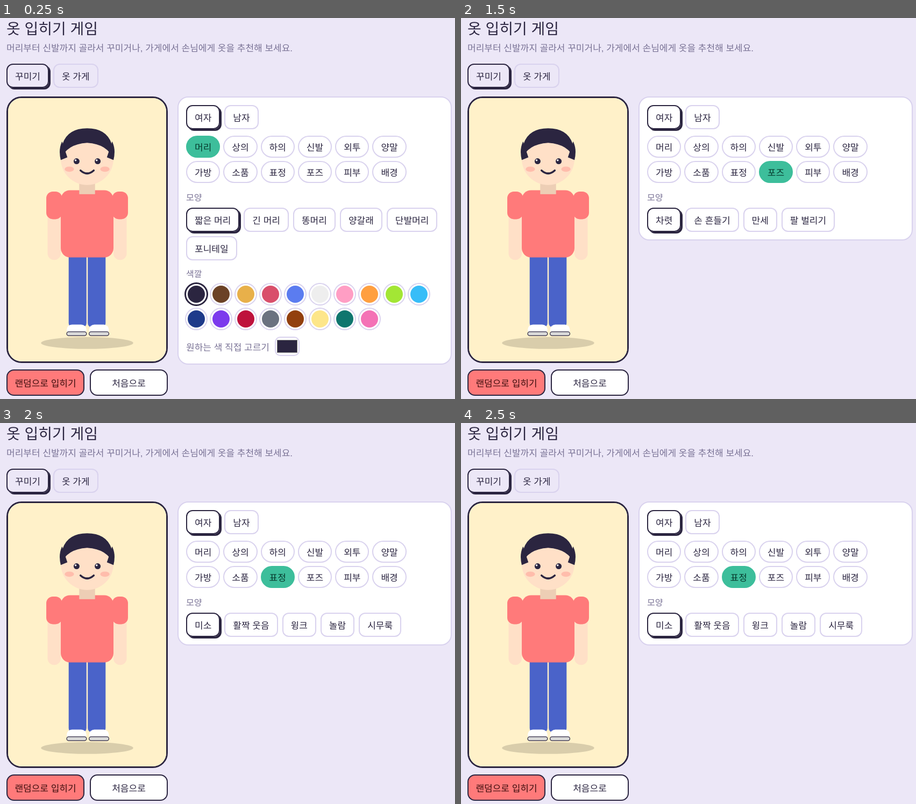
Above: before the commit, frames 1-4 (two rows, left to right).
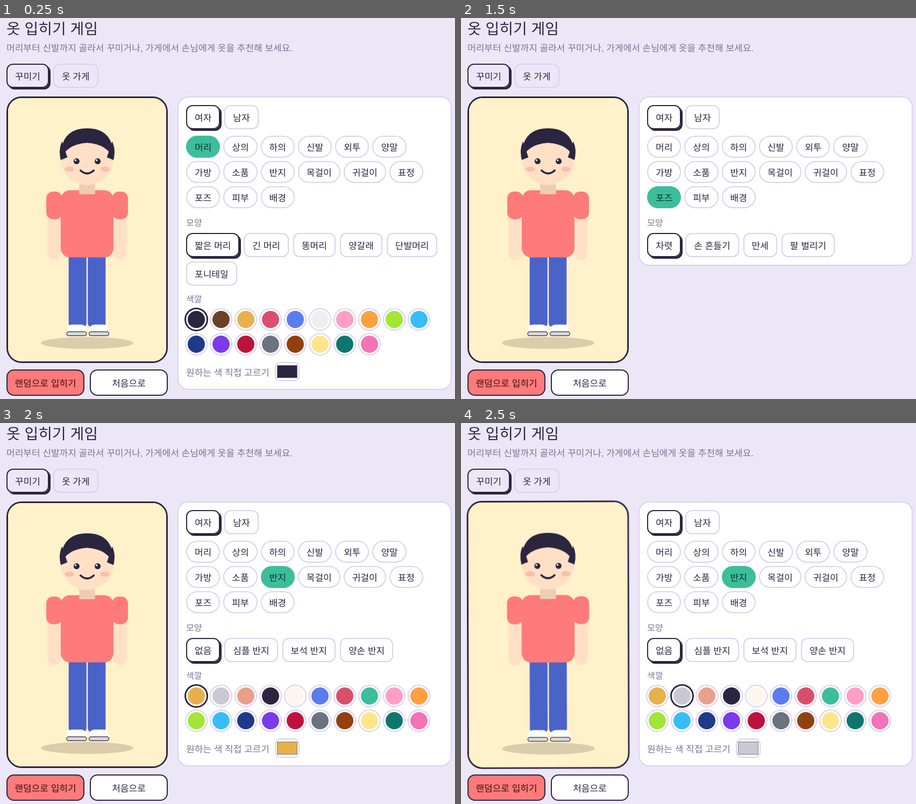
Above: after the commit, the same moments.

Repository: MyNumberQuest/Dressing-game
Game: browser game, page index.html
Same seed, same stepped clock (60 frames per second), same inputs: the game is played once before the commit and once after it.
Inputs (mouse positions are in pixels of both pictures, inside the frame that each line leads up to):
- Up to frame 1 (0.25 s): no input
- Up to frame 2 (1.5 s): click "포즈" at 1.27 s
- Up to frame 3 (2 s): click "표정" (after the commit: "반지") at 1.87 s
- Up to frame 4 (2.5 s): click (683, 697) at 2.47 s, where only the run after the commit has a clickable "반지 색 2"

The runs differ from the first frame. In frame 1, 7.9% of the frame differs, in the area x 39-100%, y 37-95%; in frame 2, 2.5%; in frame 3, 5.0%; in frame 4, 6.2%.

Commit message:
index.html

Diff:
--- a/index.html
+++ b/index.html
@@ -37,6 +37,7 @@
 .stats{display:flex;flex-wrap:wrap;gap:4px 12px;justify-content:space-between;color:var(--mute);margin-bottom:8px}
 .pick input[type=text]{width:auto;height:auto;flex:1;min-width:0;padding:8px 12px;font:inherit;color:var(--ink);background:var(--panel)}
 .vip{background:#e8b04a;color:#3a2a00;border-radius:6px;padding:0 6px;font-size:14px;margin-right:6px}
+.ctag{background:var(--acc);color:var(--accink)}
 .bar{height:10px;background:var(--line);border-radius:6px;overflow:hidden;margin-bottom:12px}
 .bar i{display:block;height:100%;background:var(--acc)}
 .act small{color:var(--mute);font-size:14px}
@@ -93,6 +94,9 @@
 {id:'socks',label:'양말',styles:['없음','짧은 양말','긴 양말','줄무늬 양말','무릎 위 양말','물방울 양말'],colors:['#ffffff','#2b2540','#ff7a7a','#ffd24a','#5b7cf0','#3dbe9b']},
 {id:'bag',label:'가방',styles:['없음','백팩','크로스백','토트백','숄더백','힙색'],colors:['#8a5a36','#2b2540','#ff7a7a','#ffd24a','#3dbe9b','#5b7cf0']},
 {id:'acc',label:'소품',styles:['없음','안경','선글라스','모자','리본','왕관','비니','머리띠'],colors:['#2b2540','#ff7a7a','#ffd24a','#3dbe9b','#5b7cf0','#ffffff']},
+{id:'ring',label:'반지',styles:['없음','심플 반지','보석 반지','양손 반지'],colors:['#e8b04a','#c9c9d6','#e8a08a','#2b2540','#fdf6ee','#5b7cf0','#d94f6b','#3dbe9b']},
+{id:'neck',label:'목걸이',styles:['없음','체인 목걸이','진주 목걸이','펜던트 목걸이','초커'],colors:['#e8b04a','#c9c9d6','#e8a08a','#2b2540','#fdf6ee','#5b7cf0','#d94f6b','#3dbe9b']},
+{id:'ear',label:'귀걸이',styles:['없음','스터드','링 귀걸이','드롭 귀걸이'],colors:['#e8b04a','#c9c9d6','#e8a08a','#2b2540','#fdf6ee','#5b7cf0','#d94f6b','#3dbe9b']},
 {id:'face',label:'표정',styles:['미소','활짝 웃음','윙크','놀람','시무룩'],colors:[]},
 {id:'pose',label:'포즈',styles:['차렷','손 흔들기','만세','팔 벌리기'],colors:[]},
 {id:'skin',label:'피부',styles:null,colors:['#ffe0c7','#f7c9a3','#e0a678','#b97b50','#8a5a38']},
@@ -106,7 +110,7 @@
   extra.forEach(function(k){if(c.colors.indexOf(k)<0)c.colors.push(k)});
  });
 })();
-var DEF={hair:[0,0],top:[0,0],bottom:[0,0],shoes:[0,0],outer:[0,0],socks:[0,0],bag:[0,0],acc:[0,0],face:[0,0],pose:[0,0],skin:[0,0],bg:[0,0]};
+var DEF={hair:[0,0],top:[0,0],bottom:[0,0],shoes:[0,0],outer:[0,0],socks:[0,0],bag:[0,0],acc:[0,0],ring:[0,0],neck:[0,0],ear:[0,0],face:[0,0],pose:[0,0],skin:[0,0],bg:[0,0]};
 var sel,tab='hair',g='f',mode='play';
 function reset(){sel=JSON.parse(JSON.stringify(DEF))}
 reset();
@@ -187,6 +191,10 @@
  if(OU===5)o+='<rect x="74" y="140" width="40" height="160" rx="10" fill="'+oc+'"/><rect x="126" y="140" width="40" hei …(301 unchanged characters)…
  if(BG===4)o+='<rect x="86" y="142" width="6" height="84" rx="3" fill="'+shade(gc,-40)+'"/><rect x="76" y="222" width="40" height="30" rx="8" fill="'+gc+'"/><rect x="76" y="222" width="40" height="10" rx="5" fill="'+shade(gc,-40)+'"/>';
  if(BG===5)o+='<rect x="80" y="232" width="80" height="8" rx="4" fill="'+shade(gc,-40)+'"/><rect x="104" y="228" width="32" height="20" rx="8" fill="'+gc+'"/>';
+ var RG=sel.ring[0],rc=col('ring');
+ if(RG>=1)o+='<rect x="60" y="241" width="20" height="4" rx="2" fill="'+rc+'"/>';
+ if(RG===2)o+='<rect x="60" y="238" width="10" height="8" rx="3" fill="'+shade(rc,40)+'" stroke="'+rc+'" stroke-width="1.5"/>';
+ if(RG===3)o+='<rect x="160" y="241" width="20" height="4" rx="2" fill="'+rc+'"/>';
  if(BG===1)o+='<rect x="48" y="158" width="18" height="62" rx="9" fill="'+gc+'"/><rect x="174" y="158" width="18" heigh …(184 unchanged characters)…
  if(BG===2)o+='<path d="M92 142 L152 240" stroke="'+shade(gc,-40)+'" stroke-width="6"/><rect x="124" y="226" width="34" height="26" rx="6" fill="'+gc+'"/><rect x="124" y="226" width="34" height="9" rx="4" fill="'+shade(gc,-40)+'"/>';
  if(BG===3)o+='<rect x="34" y="236" width="30" height="24" rx="14" fill="none" stroke="'+shade(gc,-40)+'" stroke-width="4"/><rect x="28" y="252" width="42" height="46" rx="8" fill="'+gc+'"/>';
@@ -210,6 +218,14 @@
  if(!M&&hs===5)o+=fr;
  if(M&&hs===4)o+='<path d="M86 84 Q84 44 120 44 Q156 44 154 84 Q148 62 120 60 Q92 62 86 84Z" fill="'+hc+'"/>';
  if(M&&hs===5)o+=fr+'<circle cx="96" cy="54" r="13" fill="'+hc+'"/><circle cx="120" cy="46" r="13" fill="'+hc+'"/><circle cx="144" cy="54" r="13" fill="'+hc+'"/><circle cx="84" cy="72" r="11" fill="'+hc+'"/><circle cx="156" cy="72" r="11" fill="'+hc+'"/>';
+ var NK=sel.neck[0],nc=col('neck'),ER=sel.ear[0],ec=col('ear');
+ if(NK===1)o+='<path d="M109 134 Q120 162 131 134" fill="none" stroke="'+nc+'" stroke-width="2.5"/>';
+ if(NK===2)for(var i=0;i<7;i++){var px=109+i*3.67,py=134+14*(1-Math.pow((px-120)/11,2));o+='<circle cx="'+px.toFixed(1)+'" cy="'+py.toFixed(1)+'" r="3.2" fill="'+nc+'" stroke="'+shade(nc,-40)+'" stroke-width=".8"/>'}
+ if(NK===3)o+='<path d="M109 134 Q120 162 131 134" fill="none" stroke="'+nc+'" stroke-width="2.5"/><path d="M120 146 l5.5 6 -5.5 8 -5.5 -8z" fill="'+shade(nc,45)+'" stroke="'+nc+'" stroke-width="1.5"/>';
+ if(NK===4)o+='<path d="M107 129 Q120 141 133 129" fill="none" stroke="'+nc+'" stroke-width="5" stroke-linecap="round"/>';
+ if(ER===1)o+='<circle cx="81" cy="102" r="3.2" fill="'+ec+'"/><circle cx="159" cy="102" r="3.2" fill="'+ec+'"/>';
+ if(ER===2)o+='<circle cx="81" cy="108" r="6" fill="none" stroke="'+ec+'" stroke-width="2.5"/><circle cx="159" cy="108" r="6" fill="none" stroke="'+ec+'" stroke-width="2.5"/>';
+ if(ER===3)o+='<path d="M81 102 V112 M159 102 V112" stroke="'+ec+'" stroke-width="2"/><circle cx="81" cy="116" r="4.2" fill="'+shade(ec,40)+'" stroke="'+ec+'" stroke-width="1.5"/><circle cx="159" cy="116" r="4.2" fill="'+shade(ec,40)+'" stroke="'+ec+'" stroke-width="1.5"/>';
  // accessories
  if(as===1)o+='<g fill="none" stroke="'+ac+'" stroke-width="3"><circle cx="104" cy="96" r="11"/><circle cx="136" cy="96" r="11"/><path d="M115 96 H125"/></g>';
  if(as===2)o+='<g fill="'+ac+'"><rect x="91" y="87" width="26" height="18" rx="7"/><rect x="123" y="87" width="26" height="18" rx="7"/><rect x="115" y="92" width="10" height="4"/></g>';
@@ -262,12 +278,12 @@
   b.setAttribute('aria-pressed',g===p[0]);
   b.onclick=function(){if(g===p[0])return;g=p[0];sel.hair[0]=0;sel.top[0]=0;sel.bottom[0]=0;renderGender();update()};w.appendChild(b)});
 }
-var PRICE={top:[15000,25000,38000,12000,30000],bottom:[20000 …(183 unchanged characters)… 0,8000,10000,12000,5000,15000,9000,5000]};
+var PRICE={top:[15000,25000,38000,12000,30000],bottom:[20000 …(183 unchanged characters)… 0,8000,10000,12000,5000,15000,9000,5000],ring:[0,12000,35000,24000],neck:[0,18000,40000,30000,12000],ear:[0,8000,15000,20000]};
 var HIDE={hair:1,skin:1,bg:1,face:1,pose:1};
-var cur,cname='',res=null,served=0,sales=0,last=-1,day=1,dayN=0,daySales=0,perDay=5,regs=[],isReg=null,summary=null,lastName='',disc=0,D=null,lives=0,rating=3,isVip=false,cstyle=null,shopName='우리 옷 가게';
+var cur,cname='',res=null,served=0,sales=0,last=-1,day=1,dayN=0,daySales=0,perDay=5,regs=[],isReg=null,summary=null,lastName='',disc=0,D=null,lives=0,rating=3,isVip=false,cstyle=null,ctype=null,shopName='우리 옷 가게';
 function won(n){return n.toLocaleString('ko-KR')+'원'}
 function priceTxt(id,i){return mode==='shop'&&PRICE[id]?' '+won(PRICE[id][i]):''}
-function total(){var t=0;['top','bottom','shoes','outer','socks','bag','acc'].forEach(function(k){if(k==='bottom'&&g==='f'&&sel.top[0]===2)return;t+=PRICE[k][sel[k][0]]});return t}
+function total(){var t=0;['top','bottom','shoes','outer','socks','bag','acc','ring','neck','ear'].forEach(function(k){if(k==='bottom'&&g==='f'&&sel.top[0]===2)return;t+=PRICE[k][sel[k][0]]});return t}
 function bright(h){var n=parseInt(h.slice(1),16);return((n>>16)*299+(n>>8&255)*587+(n&255)*114)/1000}
 var REQ=[
 {t:'내일 소풍 가요! 편하게 입을 수 있고 밝은 색이면 좋겠어요.',b:100000,c:[['밝은 색 상의',function(){return bright(col('top'))>150}],['운동화',function(){return sel.shoes[0]===0}],['바지나 반바지',function(){return(g==='m'||sel.top[0]!==2)&&!(g==='f'&&sel.bottom[0]===1)}],['가방',function(){return sel.bag[0]!==0}]]},
@@ -282,7 +298,12 @@
 {t:'졸업식에 가요! 단정하고 예쁘게 입을래요.',b:130000,c:[['원피스나 셔츠, 스웨터',function(){return has('top',[2,4])}],['부츠나 로퍼',function(){return has('shoes',[1,4])}],['꾸밀 소품',function(){return has('acc',[1,4,5,7])}]]},
 {t:'친구랑 카페 가요. 편안하고 귀엽게 입고 싶어요.',b:90000,c:[['밝은 색 상의',function(){return bright(col('top'))>150}],['가방',function(){return has('bag',[2,3,4,5])}],['편한 신발',function(){return has('shoes',[0,3])}]]},
 {t:'헬스장 가요! 시원하게 입고 싶어요.',b:80000,c:[['민소매',function(){return sel.top[0]===3}],['반바지나 슬림한 하의',function(){return g==='m'?has('bottom',[1,4]):has('bottom',[2,4])}],['운동화',function(){return has('shoes',[0,3])}]]},
-{t:'중요한 회의가 있어요. 자신감 있게 보이고 싶어요.',b:180000,c:[['셔츠나 원피스',function(){return sel.top[0]===2}],['재킷이나 코트',function(){return has('outer',[2,5])}],['부츠나 로퍼',function(){return has('shoes',[1,4])}]]}
+{t:'중요한 회의가 있어요. 자신감 있게 보이고 싶어요.',b:180000,c:[['셔츠나 원피스',function(){return sel.top[0]===2}],['재킷이나 코트',function(){return has('outer',[2,5])}],['부츠나 로퍼',function(){return has('shoes',[1,4])}]]},
+{t:'친구 결혼식에 가요! 우아하게 꾸미고 싶어요.',b:200000,c:[['셔츠나 원피스',function(){return sel.top[0]===2}],['목걸이',function(){return sel.neck[0]!==0}],['귀걸이',function(){return sel.ear[0]!==0}],['부츠나 로퍼',function(){return has('shoes',[1,4])}]]},
+{t:'기념일이에요! 반지랑 목걸이로 포인트를 주고 싶어요.',b:170000,c:[['반지',function(){return sel.ring[0]!==0}],['목걸이',function(){return sel.neck[0]!==0}],['밝은 색 상의',function(){return bright(col('top'))>140}]]},
+{t:'클럽 파티에 가요! 반짝이는 소품을 하고 싶어요.',b:140000,c:[['귀걸이',function(){return sel.ear[0]!==0}],['어두운 상의',function(){return bright(col('top'))<100}],['선글라스나 왕관',function(){return has('acc',[2,5])}]]},
+{t:'첫 월급 받았어요! 나한테 선물하고 싶어요.',b:250000,c:[['외투',function(){return sel.outer[0]!==0}],['가방',function(){return sel.bag[0]!==0}],['목걸이나 귀걸이',function(){return sel.neck[0]!==0||sel.ear[0]!==0}]]},
+{t:'여름 휴가 가요! 가볍고 반짝반짝하게요.',b:120000,c:[['민소매',function(){return sel.top[0]===3}],['선글라스',function(){return sel.acc[0]===2}],['귀걸이',function(){return sel.ear[0]!==0}]]}
 ];
 function rnd(n){return Math.floor(Math.random()*n)}
 function newCustomer(){
@@ -291,11 +312,12 @@
  var k;do{k=rnd(REQ.length)}while(k===last);last=k;cur=REQ[k];
  g=Math.random()<.5?'f':'m';
  var nm=g==='f'?['민지','서연','하은','지우','수아','예린','다은','채원']:['준호','도윤','지후','민재','현우','시윤','태양','건우'];cname=nm[rnd(8)];
- reset();sel.skin=[0,rnd(5)];sel.hair=[rnd(6),rnd(6)];sel.bg=[0,0];res=null;summary=null;tab='top';isReg=null;disc=0;
+ reset();sel.skin=[0,rnd(5)];sel.hair=[rnd(6),rnd(6)];sel.bg=[0,0];sel.face=[rnd(5),0];res=null;summary=null;tab='top';isReg=null;disc=0;
  var cand=regs.filter(function(r){return r.name!==lastName});
  if(cand.length&&Math.random()<.35){isReg=cand[rnd(cand.length)];g=isReg.g;cname=isReg.name;sel.skin=[0,isReg.skin];sel.hair=isReg.hair.slice()}
  isVip=!isReg&&Math.random()<vipP();
  cstyle=Math.random()<.7?STYLES[rnd(STYLES.length)]:null;
+ var rr=Math.random();ctype=CT[rr<.4?0:rr<.58?1:rr<.7?2:rr<.85?3:4];
  renderTabs();update();renderShop();
 }
 function refreshTotal(){var e=document.getElementById('tot');if(e&&D){e.textContent=disc?won(total())+' → '+won(pay()):won(total());e.style.color=pay()>bud()?'var(--pop)':'inherit'}}
@@ -304,7 +326,7 @@
  if(!D){s.innerHTML=selectHtml();Array.prototype.forEach.call(s.querySelectorAll('[data-lv]'),function(b){b.onclick=function(){var v=document.getElementById('sname');shopName=((v&&v.value)||'').trim().slice(0,12)||'우리 옷 가게';startGame(+b.getAttribute('data-lv'))}});return}
  var h='<div class="sign"><b>'+esc(shopName)+'</b><small>영업 중</small></div><div class="stats"><span>'+D.n+' · '+day+'일차 …(530 unchanged characters)…
  if(summary){s.innerHTML=h+summary;var sb=document.getElementById('nxt2');if(sb)sb.onclick=nextDay;var ag=document.getElementById('again');if(ag)ag.onclick=function(){D=null;summary=null;newCustomer()};return}
- h+='<div class="bubble"><b>'+(isVip?'<span class="vip">VIP</span>':'')+cname+' 손님'+(isReg?' (단골)':'')+'</b><p>“'+cur.t+'”</p>'+(cstyle?'<p>“'+cstyle.n+' 스타일이면 좋겠어요.”</p>':'')+'<p>예산 '+won(bud())+' · 고른 옷 <b id="tot"></b></p></div>';
+ h+='<div class="bubble"><b>'+(isVip?'<span class="vip">VIP</span>':'')+(ctype.n?'<span class="vip ctag">'+ctype.n+'</span>':'')+cname+' 손님'+(isReg?' (단골)':'')+'</b><p>“'+cur.t+'”</p>'+(cstyle?'<p>“'+cstyle.n+' 스타일이면 좋겠어요.”</p>':'')+(ctype.q?'<p>“'+ctype.q+'”</p>':'')+'<p>예산 '+won(bud())+' · 고른 옷 <b id="tot"></b></p></div>';
  h+=res?res:'<div class="chips" style="margin-bottom:10px">'+[0,10,20,30].map(function(d){return'<button class="chip" data-d="'+d+'" aria-pressed="'+(disc===d)+'">'+(d?d+'% 할인':'정가')+'</button>'}).join('')+'</div><button class="act pop" id="rec">이 옷 추천하기</button>';
  h+='<button class="chip" id="chg">난이도 다시 고르기</button>';s.innerHTML=h;refreshTotal();
  Array.prototype.forEach.call(s.querySelectorAll('[data-d]'),function(b){b.onclick=function(){disc=+b.getAttribute('data-d');renderShop()}});
@@ -315,15 +337,16 @@
  var tot=pay(),ok=chk().map(function(x){return x[1]()}),n=ok.filter(Boolean).length,len=chk().length,msg,gain=0,st;
  if(tot>bud()){st=0;msg='너무 비싸요… 예산을 넘었어요. 다음에 올게요.'}
  else if(n===len){st=3;gain=Math.round(tot*1.1);msg='완벽해요! 이걸로 할게요. 팁도 드릴게요!'}
- else if(n>=Math.ceil(len*Math.max(D.need,isVip?.66:0))){st=2;gain=tot;msg='음, 괜찮네요. 이걸로 살게요.'}
+ else if(n>=Math.ceil(len*thr())){st=2;gain=tot;msg='음, 괜찮네요. 이걸로 살게요.'}
  else{st=1;msg='제가 원하던 느낌이 아니에요…'}
  var note='';
  if(isVip&&gain){gain=Math.round(gain*1.5);note='VIP 프리미엄! '}
+ if(ctype.n==='큰손'&&gain){gain=Math.round(gain*1.15);note+='큰손 팁! '}
  if(isReg&&gain){gain=Math.round(gain*1.2);note='단골 팁 포함! '}
  if(isReg&&st<=1){regs=regs.filter(function(r){return r!==isReg});note+='단골이 발길을 끊었어요… '}
  if(!isReg&&st===3){regs.push({name:cname,g:g,skin:sel.skin[1],hair:sel.hair.slice()});note+='단골이 되었어요! '}
  sales+=gain;daySales+=gain;dayN++;served++;lastName=cname;
- var w=isVip?.3:.2,sc=[1,2.5,4,5][st];rating=Math.max(1,Math.min(5,Math.round((rating*(1-w)+sc*w)*10)/10));
+ var w=isVip?.3:.2,sc=[1,2.5,4,5][st];if(ctype.n==='알뜸형'&&disc>=20&&gain)sc=Math.min(5,sc+1);if(ctype.nd===1)w+=.1;rating=Math.max(1,Math.min(5,Math.round((rating*(1-w)+sc*w)*10)/10));
  var rows=chk().map(function(x,i){return'<li>'+(ok[i]?'✓ ':'✗ ')+x[0]+'</li>'}).join('');
  res='<div class="res"><div class="stars" aria-label="별 '+st+'개">'+'★'.repeat(st)+'☆'.repeat(3-st)+'</div><p>“'+msg+'”</p><ul>'+rows+'</ul>'+(gain?receipt():'')+'<p>'+note+(gain?'판매 +'+won(gain):'판매 실패')+'</p></div><button class="act" id="nxt">'+(dayN>=perDay?'오늘 정산하기':'다음 손님')+'</button>';
  renderShop();
@@ -331,7 +354,7 @@
 function pay(){return Math.round(total()*(100-disc)/10000)*100}
 function receipt(){
  var L='';
- ['top','bottom','shoes','outer','socks','bag','acc'].forEach(function(k){
+ ['top','bottom','shoes','outer','socks','bag','acc','ring','neck','ear'].forEach(function(k){
   if(k==='bottom'&&g==='f'&&sel.top[0]===2)return;
   var i=sel[k][0];if(i===0&&k!=='top'&&k!=='bottom'&&k!=='shoes')return;
   var c=CATS.filter(function(x){return x.id===k})[0],nm=(g==='m'&&c.m?c.m:c.styles)[i];
@@ -341,11 +364,11 @@
 }
 var DIFF=[
 {n:'쉬움',target:800000,g0:100000,gs:10000,need:.3,bm:1.2,lives:0},
-{n:'보통',target:2000000,g0:200000,gs:20000,need:.5,bm:1,lives:10},
-{n:'어려움',target:3000000,g0:300000,gs:25000,need:.66,bm:1,lives:5},
-{n:'지옥',target:4000000,g0:400000,gs:20000,need:.66,bm:.9,lives:4},
-{n:'신',target:6000000,g0:450000,gs:20000,need:1,bm:.85,lives:3},
-{n:'불가능',target:100000000,g0:1000000,gs:0,need:1,bm:.7,lives:2}
+{n:'보통',target:2000000,g0:200000,gs:20000,need:.5,bm:1,lives:5},
+{n:'어려움',target:3000000,g0:300000,gs:25000,need:.66,bm:1,lives:3},
+{n:'지옥',target:4000000,g0:400000,gs:20000,need:.66,bm:.9,lives:2},
+{n:'신',target:6000000,g0:450000,gs:20000,need:1,bm:.85,lives:1},
+{n:'불가능',target:100000000,g0:1000000,gs:0,need:1,bm:.7,lives:1}
 ];
 function has(k,a){return a.indexOf(sel[k][0])>=0}
 function esc(s){return String(s).replace(/[&<>"']/g,function(c){return{'&':'&amp;','<':'&lt;','>':'&gt;','"':'&quot;',"'":'&#39;'}[c]})}
@@ -357,11 +380,13 @@
 {n:'스포티',r:[function(){return has('top',[1,3])},function(){return has('shoes',[0,3])},function(){return has('acc',[3,6,7])||sel.bag[0]===1}]},
 {n:'빈티지',r:[function(){return has('outer',[1,4,5])},function(){return has('bag',[3,4])},function(){return has('socks',[2,3,4])}]}
 ];
+var CT=[{n:'',bm:1,nd:0,q:''},{n:'알뜸형',bm:.75,nd:0,q:'가격이 제일 중요해요!'},{n:'큰손',bm:1.4,nd:0,q:'돈은 걱정하지 마세요.'},{n:'까다로움',bm:1,nd:1,q:'꼼꼼하게 골라 주세요.'},{n:'충동구매',bm:1,nd:.3,q:'마음에 들면 바로 살게요!'}];
+function thr(){var t=Math.max(D.need,isVip?.66:0);if(ctype.nd===1)t=1;else if(ctype.nd===.3)t=Math.min(t,.34);return t}
 function chk(){return cur.c.concat(cstyle?[['스타일 · '+cstyle.n,function(){return cstyle.r.filter(function(f){return f()}).length>=2}]]:[])}
 function custCount(){return Math.max(3,Math.min(8,Math.round(5+(rating-3)*1.5)))}
 function vipP(){return Math.max(0,(rating-3)*.15)}
 function goal(){return D.g0+(day-1)*D.gs}
-function bud(){return Math.round(cur.b*D.bm*(isVip?2:1)/1000)*1000}
+function bud(){return Math.round(cur.b*D.bm*(isVip?2:1)*ctype.bm/1000)*1000}
 function selectHtml(){
  return '<div class="sign"><b>'+esc(shopName)+'</b><small>오픈 준비</small></div><div class="bubble"><p>가게 이름을 정하고 난이도를 골라  …(386 unchanged characters)…
 }
